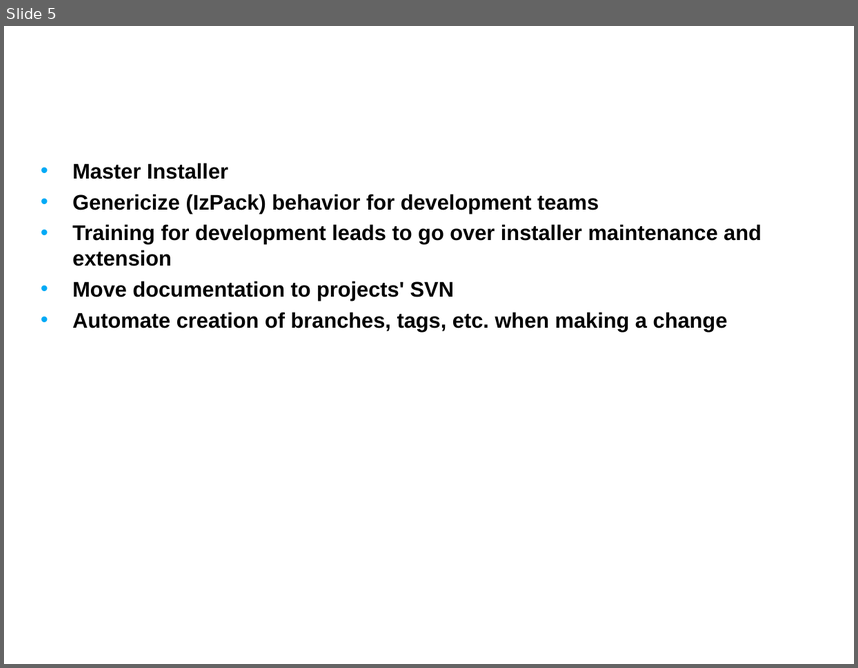
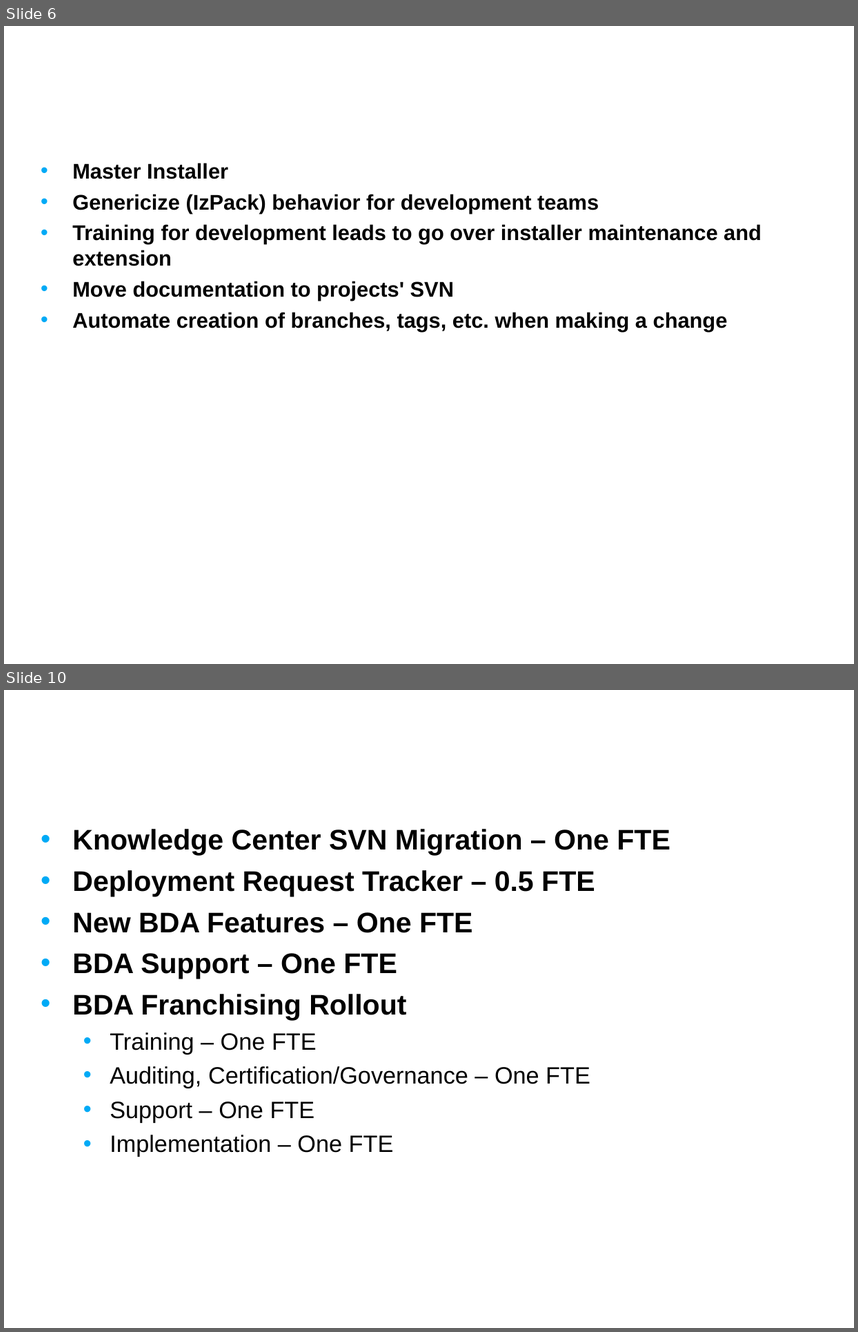
Before and after one commit to NCIP/automation, a slide deck: docs/presentations/bda-priorities-fy09q1.ppt. Shown one above the other, each under a label of ours: slide 5 before the commit, slides 6 and 10 after it; the slides between them are not shown. The pictures are 858x668 and 858x1332 pixels, drawn with LibreOffice and Linux fonts; fonts in the diff are those of the drawing; background and template pictures are left out. Boxes give left, top, right and bottom in pixels: in the first picture for what was removed or moved away, otherwise in the second. Text is boxed around its words. In the diff, an @@ line names an element or a change of style, - is before the commit and + after.

```diff
--- a/docs/presentations/bda-priorities-fy09q1.ppt
+++ b/docs/presentations/bda-priorities-fy09q1.ppt
@@ slide 10 added at box(4, 690, 854, 1328), background picture (left out) @@
@@ title added at box(32, 690, 670, 789), 24 pt, text #FFFFFF, bold @@
+Resource Allocation
@@ text added at box(72, 829, 671, 1156), 24 pt, text #000000, bold @@
+• Knowledge Center SVN Migration – One FTE
+• Deployment Request Tracker – 0.5 FTE
+• New BDA Features – One FTE
+• BDA Support – One FTE
+• BDA Franchising Rollout
+  • Training – One FTE
+  • Auditing, Certification/Governance – One FTE
+  • Support – One FTE
+  • Implementation – One FTE
@@ what was slide 5 is now slide 6 @@
```
Also in this commit, not shown: 2 slides changed, 2 other slides added.
